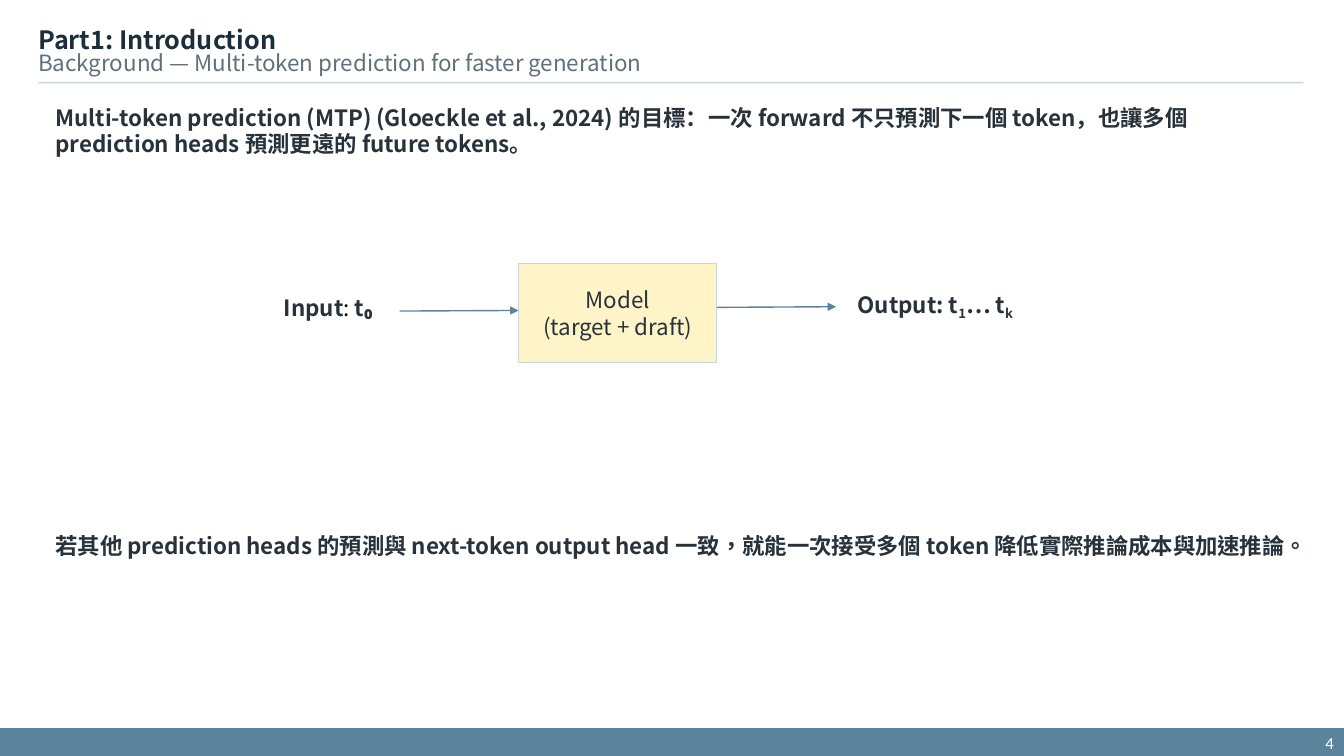
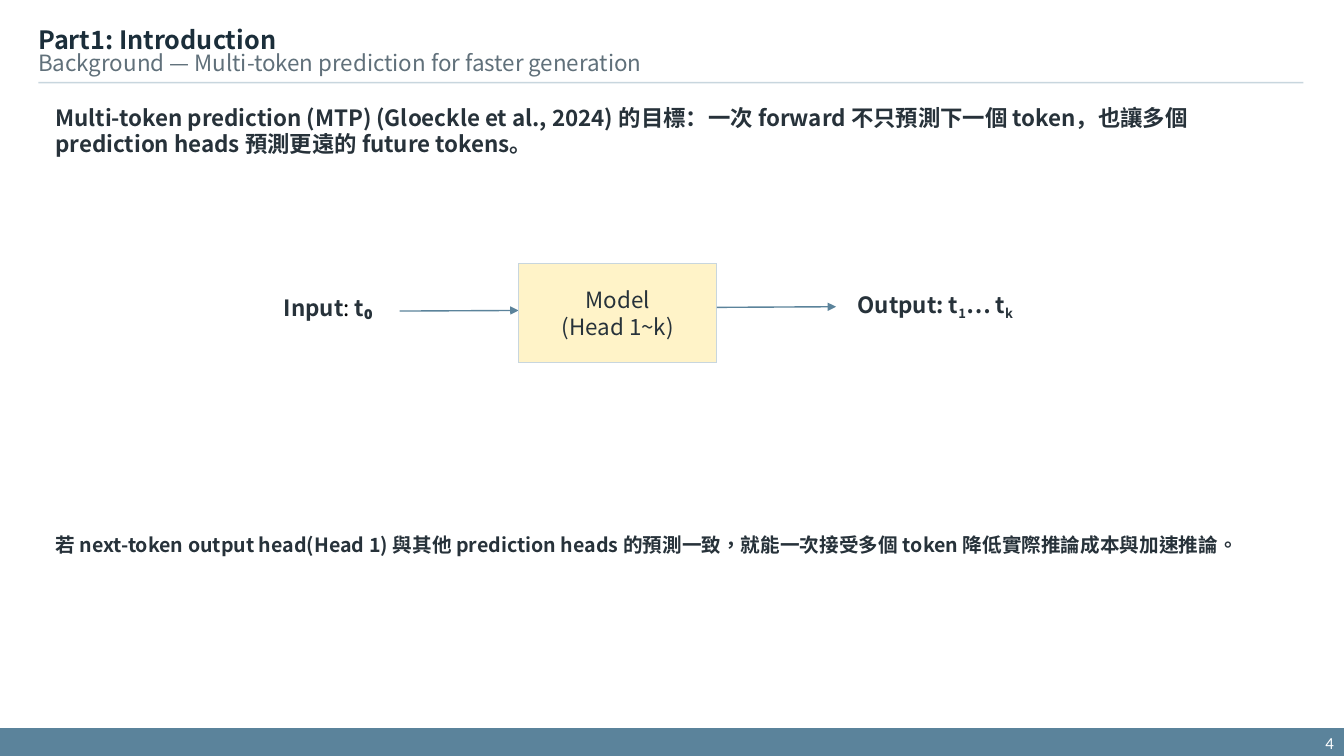
Before and after one commit to xdfg12456/llama-mtp, a slide deck: slide 4 of doc/mtp_with_consistency_method_v2.pptx. Drawn at 1344x756 pixels with LibreOffice and Linux fonts; fonts in the diff are those of the drawing. Boxes give left, top, right and bottom in pixels: in the first picture for what was removed or moved away, otherwise in the second. Text is boxed around its words. In the diff, an @@ line names an element or a change of style, - is before the commit and + after.

```diff
--- a/doc/mtp_with_consistency_method_v2.pptx
+++ b/doc/mtp_with_consistency_method_v2.pptx
@@ text in rectangle at <box>562,317,674,340</box>: text changed @@
-(target + draft)
+(Head 1~k)
@@ text at <box>56,535,1238,557</box>: text changed; size 16 to 14 pt @@
-若其他 prediction heads 的預測與 next-token output head 一致，就能一次接受多個 token 降低實際推論成本與加速推論。
+若 next-token output head(Head 1) 與其他 prediction heads 的預測一致，就能一次接受多個 token 降低實際推論成本與加速推論。
```
Also in this commit, not shown: 6 other slides changed.
